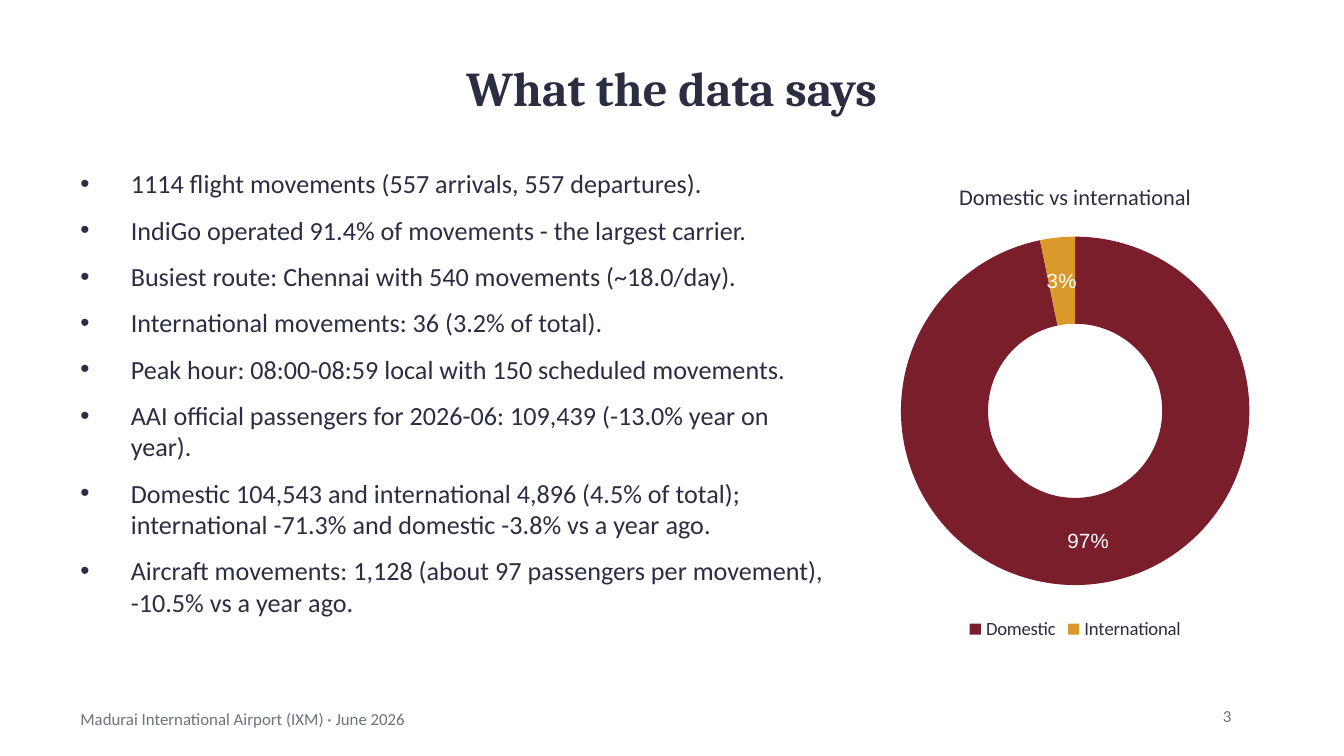
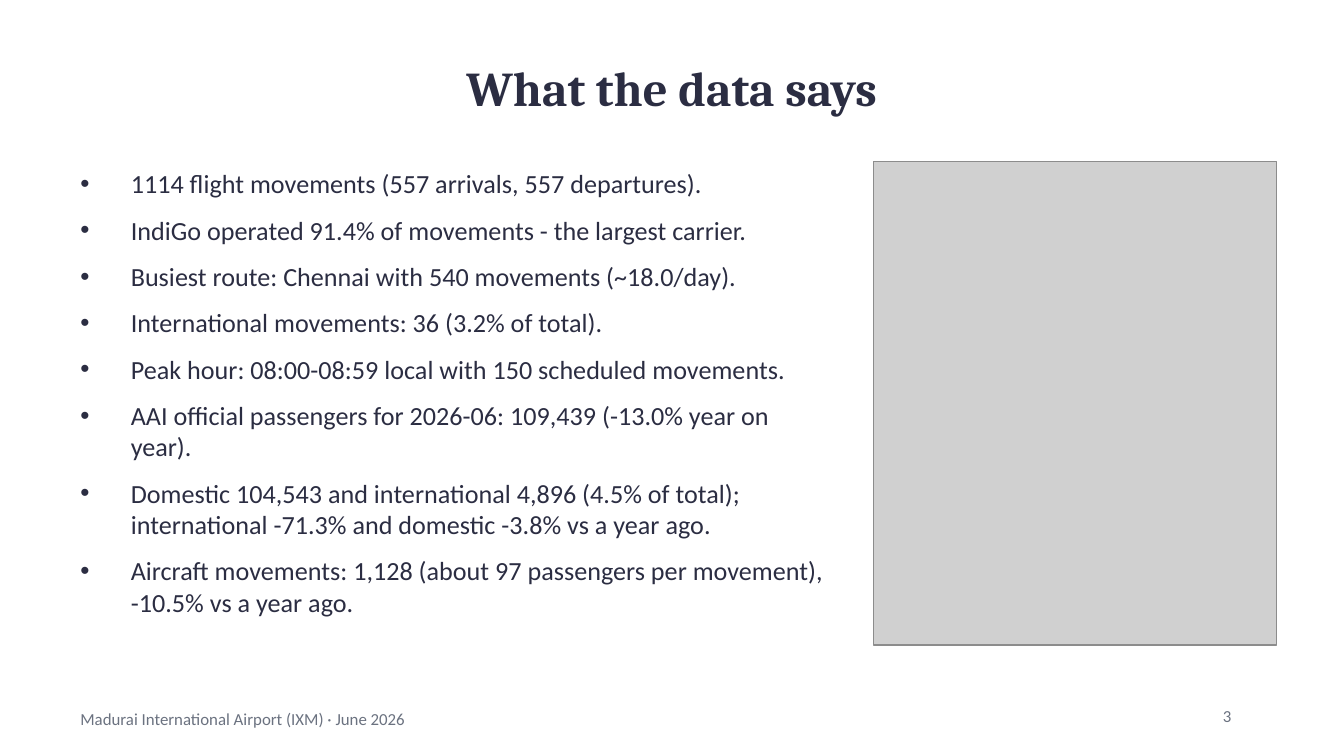
Before and after one commit to jarunprasath/madurai-airport-tracker, a slide deck: slide 3 of reports/IXM_monthly_report_2026-06.pptx. Drawn at 1344x756 pixels with LibreOffice and Linux fonts; fonts in the diff are those of the drawing; grey boxes stand for pictures. Boxes give left, top, right and bottom in pixels: in the first picture for what was removed or moved away, otherwise in the second. Text is boxed around its words. In the diff, an @@ line names an element or a change of style, - is before the commit and + after.

```diff
--- a/reports/IXM_monthly_report_2026-06.pptx
+++ b/reports/IXM_monthly_report_2026-06.pptx
@@ doughnut chart removed at [874,161,1277,645] @@
-title "Domestic vs international"
-categories: Domestic, International
-Series 1: 97, 3
@@ picture added at [874,161,1277,645] @@
```
Also in this commit, not shown: 5 other slides changed, 1 slide added, 1 slide removed, 25 other files.
